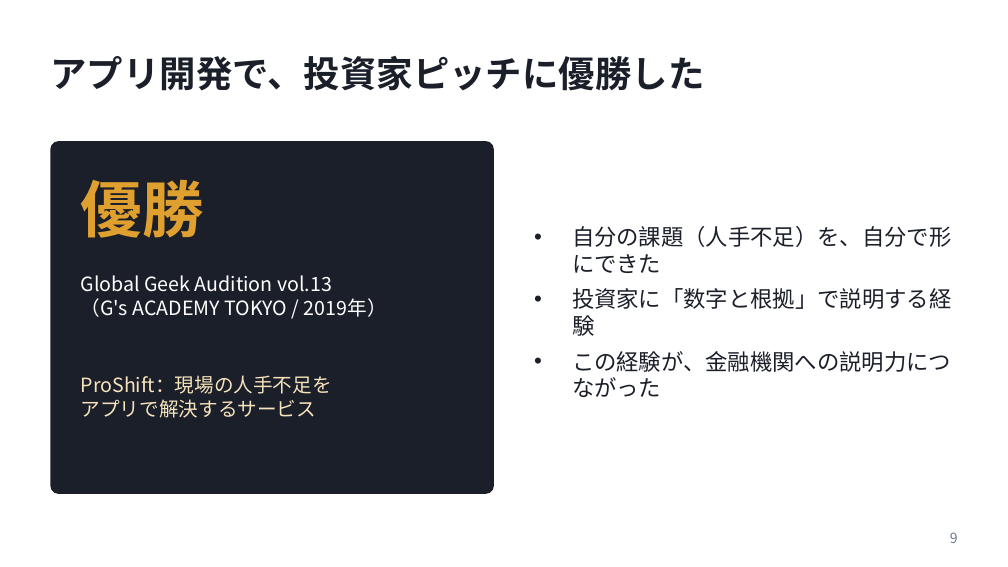
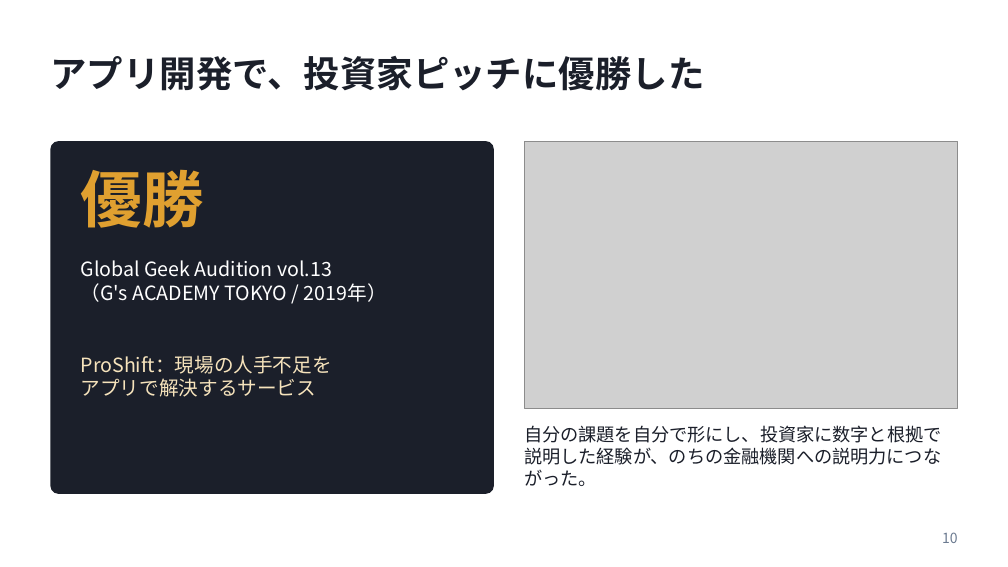
Before and after one commit to daisuke2009/avatars1, a slide deck: slide 10 of presentations/20261023_弱者の戦略_発表資料.pptx (slide 9 before the commit). Drawn at 1008x567 pixels with LibreOffice and Linux fonts; fonts in the diff are those of the drawing; grey boxes stand for pictures. Boxes give left, top, right and bottom in pixels: in the first picture for what was removed or moved away, otherwise in the second. Text is boxed around its words. In the diff, an @@ line names an element or a change of style, - is before the commit and + after.

```diff
--- a/presentations/20261023_弱者の戦略_発表資料.pptx
+++ b/presentations/20261023_弱者の戦略_発表資料.pptx
@@ picture added at box(524, 141, 958, 408) @@
@@ text "優勝": place and size @@
-text "優勝" at box(81, 179, 204, 238)
+text "優勝" at box(81, 169, 204, 228)
@@ text "Global Geek Audition vol.13": place and size @@
-text "Global Geek Audition vol.13" at box(81, 275, 387, 317)
+text "Global Geek Audition vol.13" at box(81, 260, 387, 302)
@@ text "ProShift：現場の人手不足を": place and size @@
-text "ProShift：現場の人手不足を" at box(81, 375, 332, 418)
+text "ProShift：現場の人手不足を" at box(81, 355, 332, 397)
@@ text at box(524, 425, 942, 486): text changed; size 16 to 13 pt @@
-• 自分の課題（人手不足）を、自分で形にできた
-• 投資家に「数字と根拠」で説明する経験
-• この経験が、金融機関への説明力につながった
+自分の課題を自分で形にし、投資家に数字と根拠で説明した経験が、のちの金融機関への説明力につながった。
@@ text "自分の課題を自分で形にし、投資家に数字と根拠で説明した経験が、のちの金融機関への説明力につながった。" at box(524, 425, 942, 486): vertical alignment middle to top @@
@@ page number at box(942, 532, 958, 543): text changed @@
-9
+10
```
Also in this commit, not shown: 4 other slides changed, 4 slides added, 1 slide removed.
